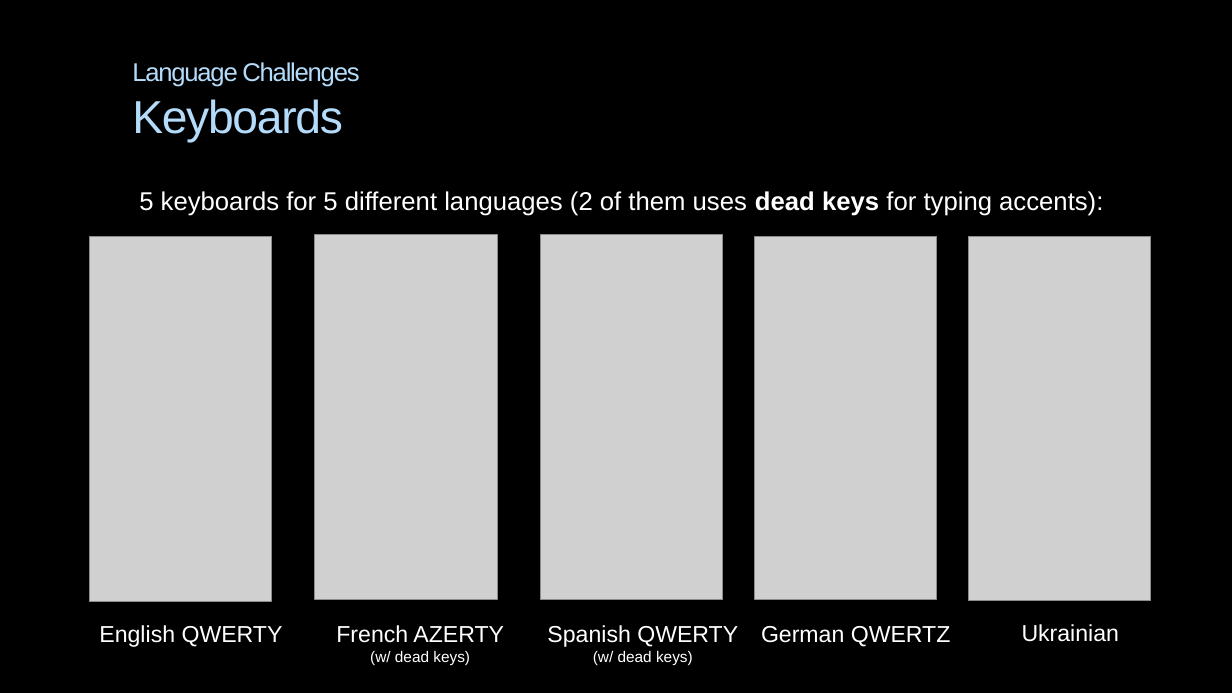
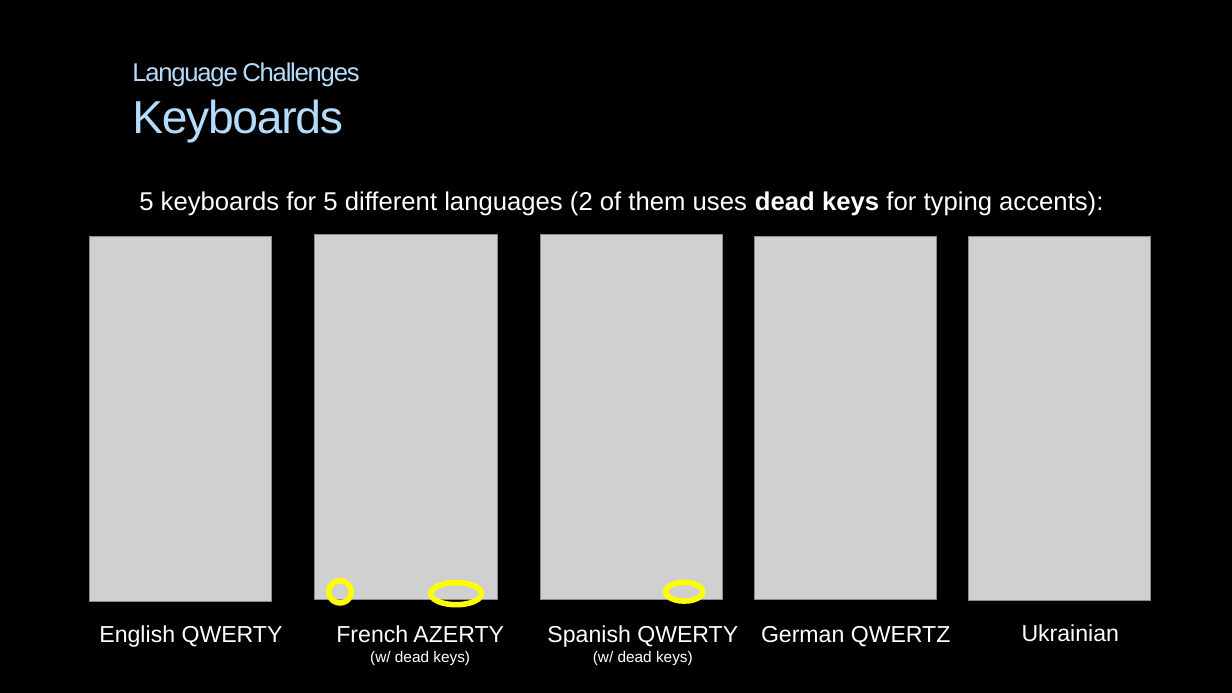
Before and after one commit to AlexanderPoone/tempusespatium, a slide deck: slide 16 of shitty_ppt.pptx. Drawn at 1232x693 pixels with LibreOffice and Linux fonts; fonts in the diff are those of the drawing; grey boxes stand for pictures; background and template pictures are left out. Boxes give left, top, right and bottom in pixels: in the first picture for what was removed or moved away, otherwise in the second. Text is boxed around its words. In the diff, an @@ line names an element or a change of style, - is before the commit and + after.

```diff
--- a/shitty_ppt.pptx
+++ b/shitty_ppt.pptx
@@ ellipse added at box(329, 581, 351, 604), outline #FFFF00 4.33 pt @@
@@ ellipse added at box(431, 582, 482, 604), outline #FFFF00 4.33 pt @@
@@ ellipse added at box(665, 582, 702, 601), outline #FFFF00 4.33 pt @@
```
Also in this commit, not shown: 3 other slides changed.
